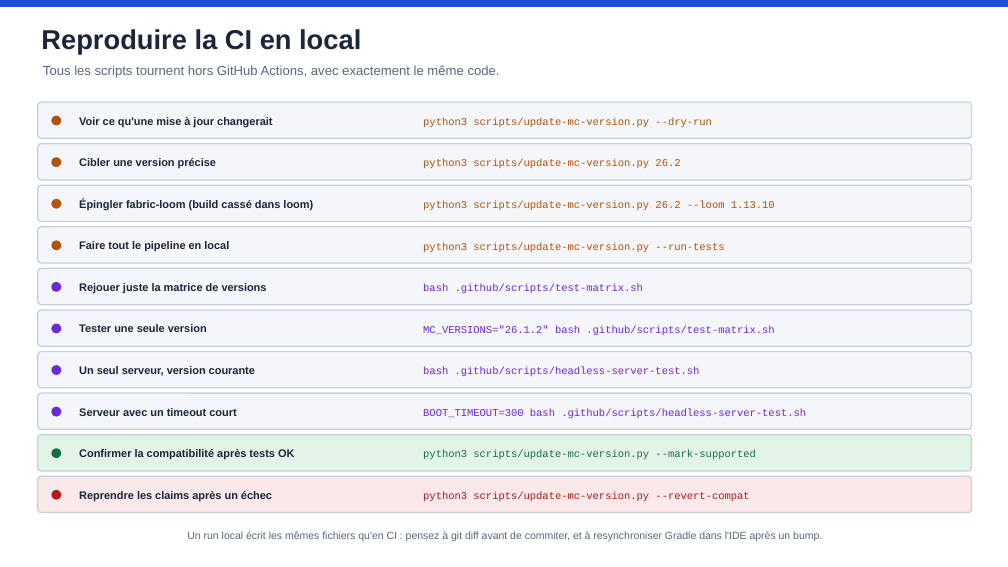
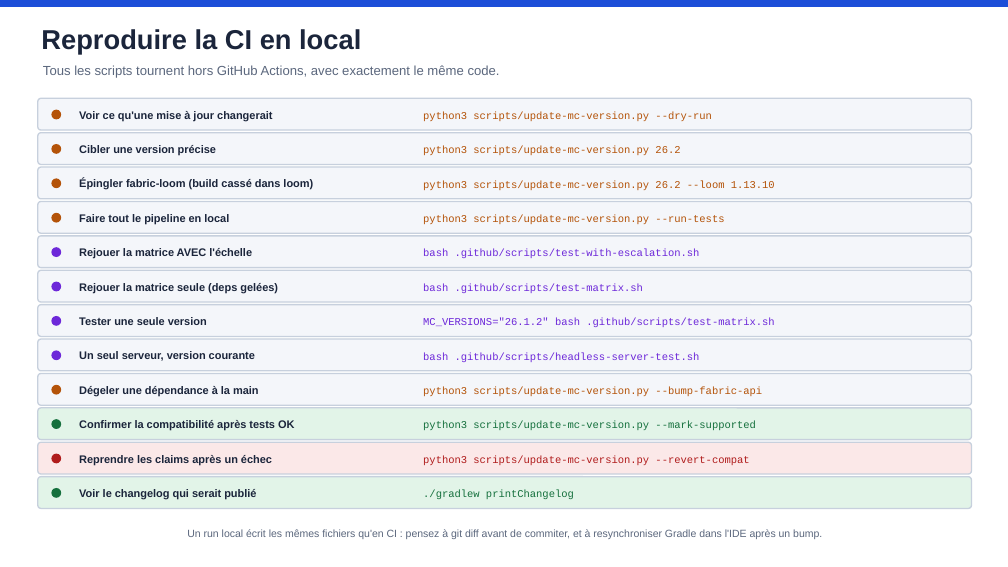
Before and after one commit to spatulox-minecraft/ExtendedTimePotion, a slide deck: slide 15 of docs/ci-architecture.pptx (slide 14 before the commit). Drawn at 1008x567 pixels with LibreOffice and Linux fonts; fonts in the diff are those of the drawing. Boxes give left, top, right and bottom in pixels: in the first picture for what was removed or moved away, otherwise in the second. Text is boxed around its words. In the diff, an @@ line names an element or a change of style, - is before the commit and + after.

```diff
--- a/docs/ci-architecture.pptx
+++ b/docs/ci-architecture.pptx
@@ rounded rectangle: place and size @@
-rounded rectangle at bbox=[38, 102, 972, 138]
+rounded rectangle at bbox=[38, 98, 972, 130]
@@ 4 texts, 1 ellipse: place and size @@
-4 texts, 1 ellipse at bbox=[51, 116, 774, 335]
+4 texts, 1 ellipse at bbox=[51, 110, 774, 327]
@@ rounded rectangle: place and size @@
-rounded rectangle at bbox=[38, 144, 972, 180]
+rounded rectangle at bbox=[38, 132, 972, 164]
@@ rounded rectangle added at bbox=[38, 167, 972, 199], fill #F4F6FA, outline #C7D0DD 1.25 pt @@
@@ ellipse: place and size @@
-ellipse at bbox=[51, 240, 61, 250]
+ellipse at bbox=[51, 178, 61, 188]
@@ rounded rectangle: place and size @@
-rounded rectangle at bbox=[38, 185, 972, 222]
+rounded rectangle at bbox=[38, 202, 972, 234]
@@ text "Faire tout le pipeline en ...": place and size @@
-text "Faire tout le pipeline en ..." at bbox=[79, 241, 229, 252]
+text "Faire tout le pipeline en ..." at bbox=[79, 213, 229, 224]
@@ rounded rectangle: place and size @@
-rounded rectangle at bbox=[38, 227, 972, 263]
+rounded rectangle at bbox=[38, 236, 972, 268]
@@ ellipse: place and size @@
-ellipse at bbox=[51, 199, 61, 209]
+ellipse at bbox=[51, 212, 61, 222]
@@ ellipse added at bbox=[51, 247, 61, 257], fill #6D28D9 @@
@@ text added at bbox=[79, 248, 252, 259], 10.5 pt, text #1B253B, bold @@
+Rejouer la matrice AVEC l'échelle
@@ text at bbox=[423, 249, 700, 258]: text changed @@
-BOOT_TIMEOUT=300 bash .github/scripts/headless-server-test.sh
+bash .github/scripts/test-with-escalation.sh
@@ text at bbox=[79, 283, 278, 293]: text changed @@
-Rejouer juste la matrice de versions
+Rejouer la matrice seule (deps gelées)
@@ rounded rectangle: place and size @@
-rounded rectangle at bbox=[38, 310, 972, 346]
+rounded rectangle at bbox=[38, 305, 972, 337]
@@ ellipse: place and size @@
-ellipse at bbox=[51, 324, 61, 333]
+ellipse at bbox=[51, 316, 61, 326]
@@ rounded rectangle: place and size @@
-rounded rectangle at bbox=[38, 352, 972, 388]
+rounded rectangle at bbox=[38, 340, 972, 371]
@@ 4 texts, 2 ellipses: place and size @@
-4 texts, 2 ellipses at bbox=[51, 157, 700, 376]
+4 texts, 2 ellipses at bbox=[51, 144, 700, 362]
@@ rounded rectangle: place and size @@
-rounded rectangle at bbox=[38, 393, 972, 430]
+rounded rectangle at bbox=[38, 374, 972, 405]
@@ 2 texts, 1 ellipse: place and size @@
-2 texts, 1 ellipse at bbox=[51, 199, 775, 417]
+2 texts, 1 ellipse at bbox=[51, 179, 775, 395]
@@ ellipse at bbox=[51, 385, 61, 395]: fill #6D28D9 to #B45309 @@
@@ text added at bbox=[79, 386, 259, 396], 10.5 pt, text #1B253B, bold @@
+Dégeler une dépendance à la main
@@ text added at bbox=[423, 387, 762, 396], 10 pt, text #B45309 @@
+python3 scripts/update-mc-version.py --bump-fabric-api
@@ rounded rectangle: place and size @@
-rounded rectangle at bbox=[38, 435, 972, 471]
+rounded rectangle at bbox=[38, 408, 972, 439]
@@ 3 texts, 1 ellipse: place and size @@
-3 texts, 1 ellipse at bbox=[51, 242, 755, 460]
+3 texts, 1 ellipse at bbox=[51, 215, 755, 431]
@@ text removed at bbox=[79, 408, 236, 416] @@
-Serveur avec un timeout court
@@ rounded rectangle: place and size @@
-rounded rectangle at bbox=[38, 476, 972, 513]
+rounded rectangle at bbox=[38, 442, 972, 474]
@@ rounded rectangle added at bbox=[38, 476, 972, 508], fill #E2F4E8, outline #C7D0DD 1.25 pt @@
@@ 2 texts, 1 ellipse: place and size @@
-2 texts, 1 ellipse at bbox=[51, 490, 749, 501]
+2 texts, 1 ellipse at bbox=[51, 454, 749, 465]
@@ ellipse added at bbox=[51, 488, 61, 498], fill #15703D @@
@@ text added at bbox=[79, 489, 256, 499], 10.5 pt, text #1B253B, bold @@
+Voir le changelog qui serait publié
@@ text added at bbox=[423, 490, 574, 499], 10 pt, text #15703D @@
+./gradlew printChangelog
```
Also in this commit, not shown: 11 other slides changed, 2 slides added, 1 slide removed.
